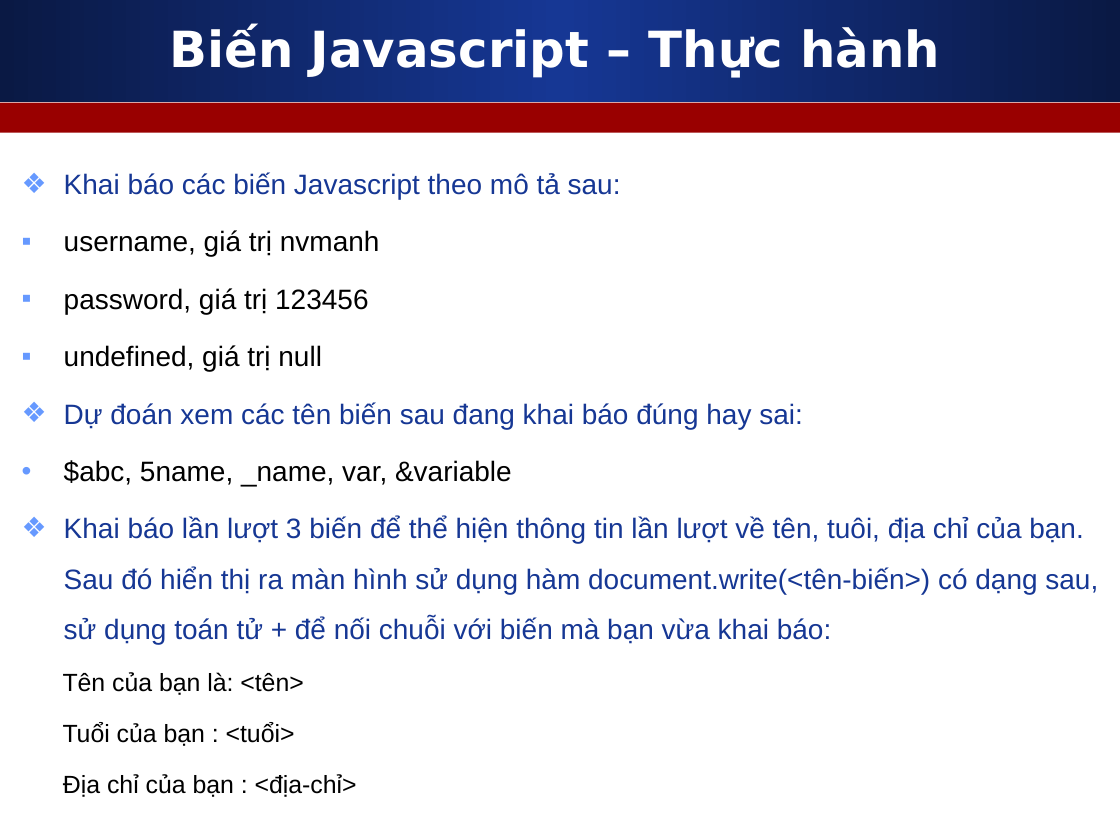
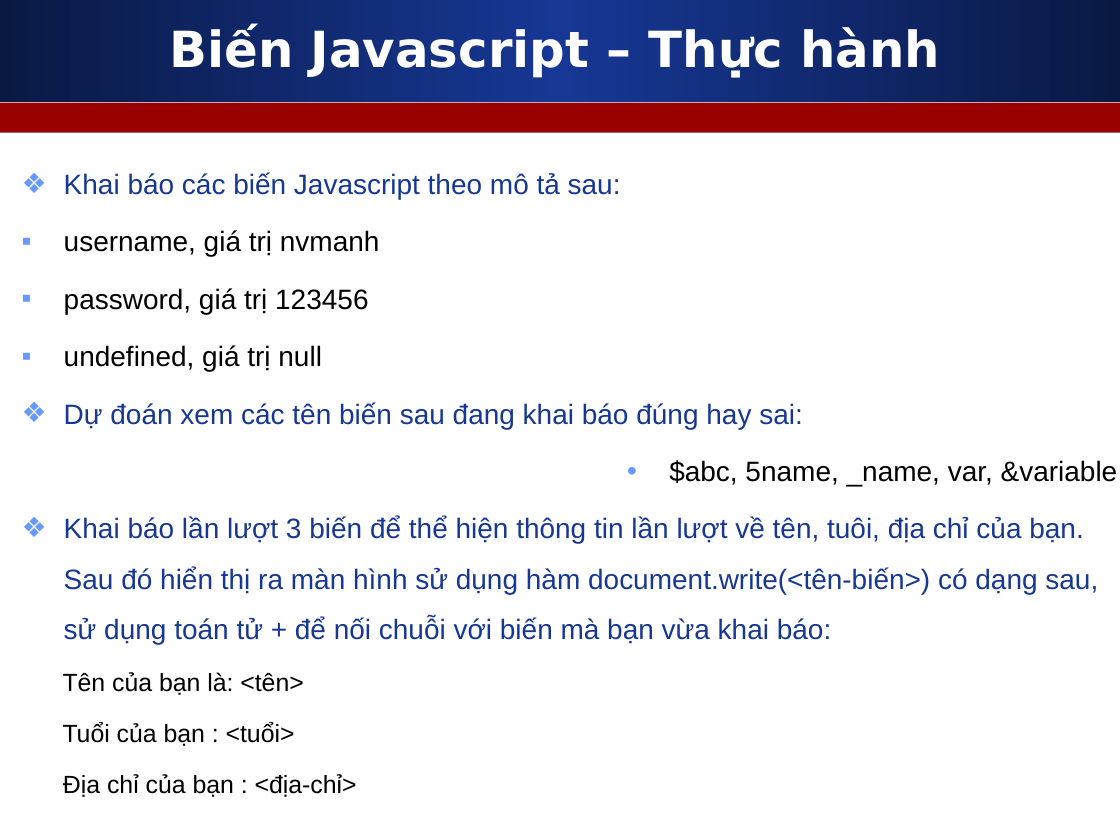
Before and after one commit to nguyenvietmanhit/PHP0720E, a slide deck: slide 8 of Day08_Javascript_Basic_Part_1/Slide_bai_giang/Javascript_can_ban_phan_1.ppt. Drawn at 1120x840 pixels with LibreOffice and Linux fonts; fonts in the diff are those of the drawing. Boxes give left, top, right and bottom in pixels: in the first picture for what was removed or moved away, otherwise in the second. Text is boxed around its words. In the diff, an @@ line names an element or a change of style, - is before the commit and + after.

```diff
--- a/Day08_Javascript_Basic_Part_1/Slide_bai_giang/Javascript_can_ban_phan_1.ppt
+++ b/Day08_Javascript_Basic_Part_1/Slide_bai_giang/Javascript_can_ban_phan_1.ppt
@@ text at [669, 460, 1118, 486]: alignment left to right @@
```
Also in this commit, not shown: 7 other files.
